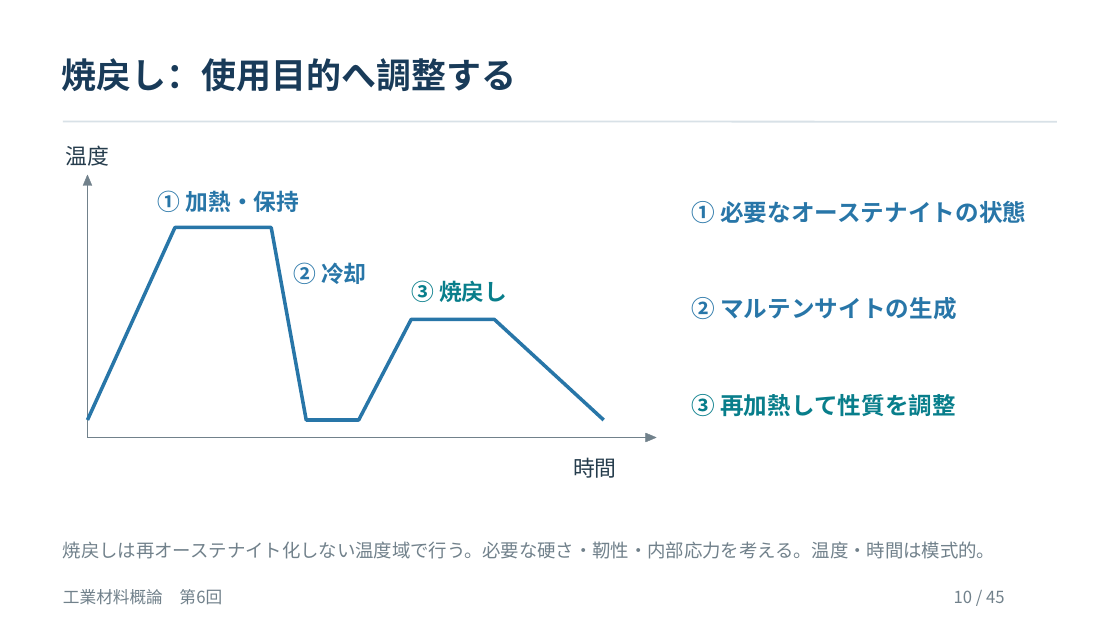
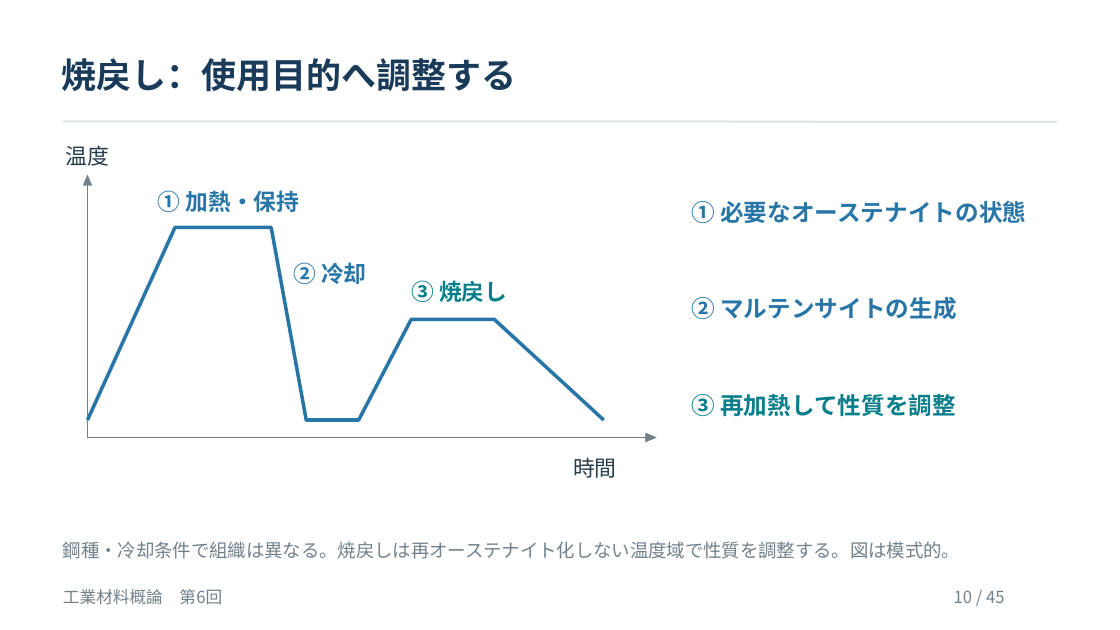
Before and after one commit to zooc-14calbp/industrial-materials-course, a slide deck: slide 10 of 学生用/第06回/06_授業スライド.pptx. Drawn at 1120x630 pixels with LibreOffice and Linux fonts; fonts in the diff are those of the drawing. Boxes give left, top, right and bottom in pixels: in the first picture for what was removed or moved away, otherwise in the second. Text is boxed around its words. In the diff, an @@ line names an element or a change of style, - is before the commit and + after.

```diff
--- a/学生用/第06回/06_授業スライド.pptx
+++ b/学生用/第06回/06_授業スライド.pptx
@@ text at [63,541,960,559]: text changed @@
-焼戻しは再オーステナイト化しない温度域で行う。必要な硬さ・靭性・内部応力を考える。温度・時間は模式的。
+鋼種・冷却条件で組織は異なる。焼戻しは再オーステナイト化しない温度域で性質を調整する。図は模式的。
```
Also in this commit, not shown: 2 other slides changed, 9 other files.
